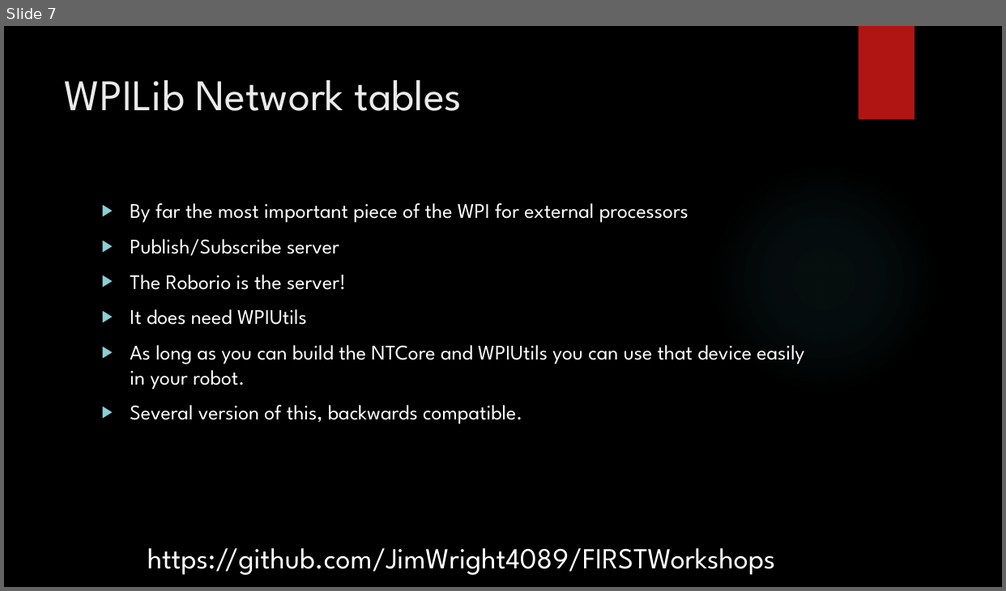
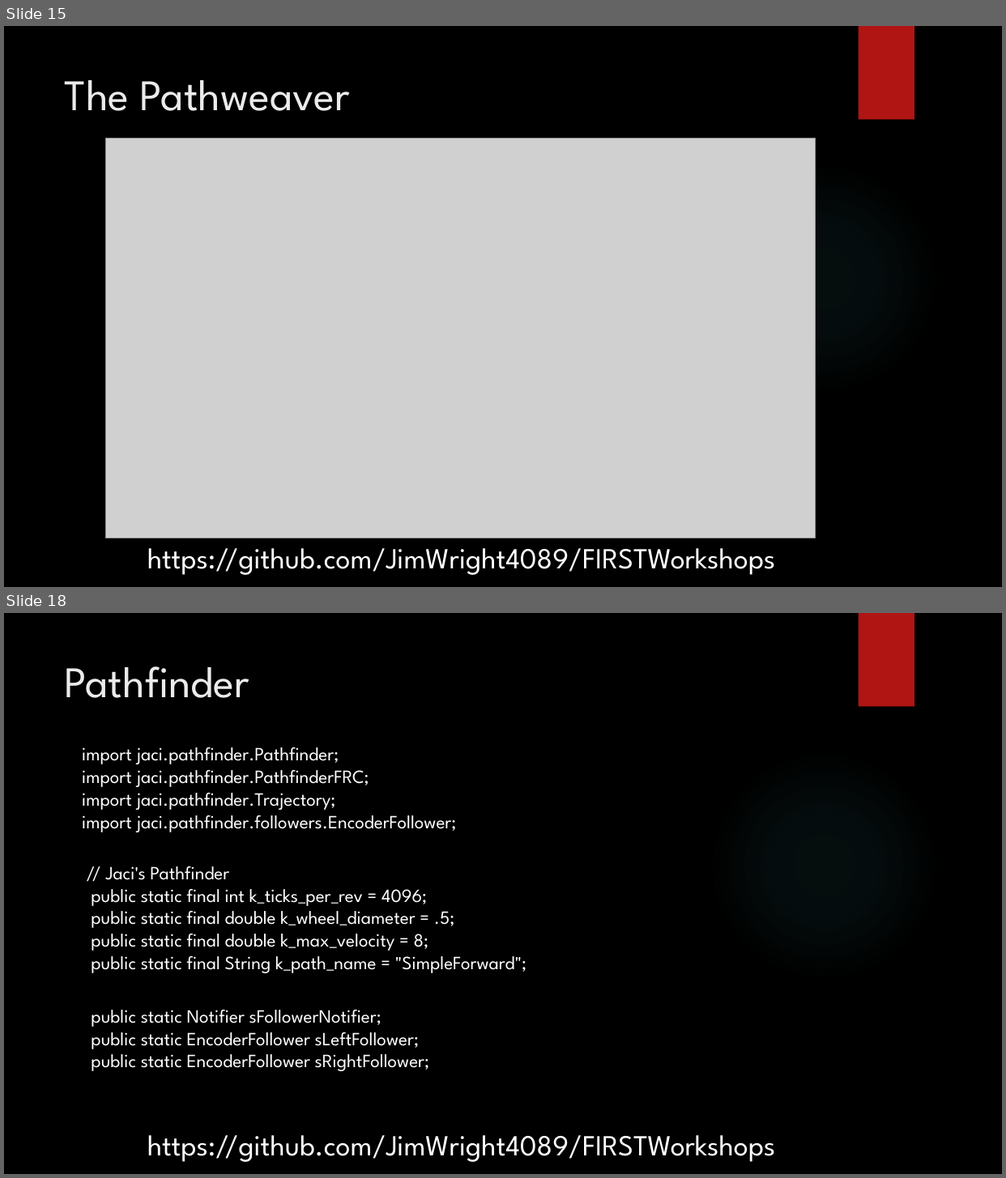
Before and after one commit to JimWright4089/FIRSTWorkshops, a slide deck: FRC/2019/Pathfinding/Pathfinding.pptx. Shown one above the other, each under a label of ours: slide 7 before the commit, slides 15 and 18 after it; the slides between them are not shown. The pictures are 1006x591 and 1006x1178 pixels, drawn with LibreOffice and Linux fonts; fonts in the diff are those of the drawing; grey boxes stand for pictures; background and template pictures are left out. Boxes give left, top, right and bottom in pixels: in the first picture for what was removed or moved away, otherwise in the second. Text is boxed around its words. In the diff, an @@ line names an element or a change of style, - is before the commit and + after.

```diff
--- a/FRC/2019/Pathfinding/Pathfinding.pptx
+++ b/FRC/2019/Pathfinding/Pathfinding.pptx
@@ slide 18 added at bbox=[4, 613, 1002, 1174], background picture (left out); not listed: 2 template elements that a slide beside it also shows @@
@@ title added at bbox=[65, 666, 250, 698], 42 pt, text #EBEBEB @@
+Pathfinder
@@ text added at bbox=[82, 747, 457, 833], 18 pt, text #FFFFFF @@
+import jaci.pathfinder.Pathfinder;
+import jaci.pathfinder.PathfinderFRC;
+import jaci.pathfinder.Trajectory;
+import jaci.pathfinder.followers.EncoderFollower;
@@ text added at bbox=[91, 867, 527, 973], 18 pt, text #FFFFFF @@
+// Jaci's Pathfinder
+public static final int k_ticks_per_rev = 4096;
+public static final double k_wheel_diameter = .5;
+public static final double k_max_velocity = 8;
+public static final String k_path_name = "SimpleForward";
@@ text added at bbox=[91, 1010, 430, 1071], 18 pt, text #FFFFFF @@
+public static Notifier sFollowerNotifier;
+public static EncoderFollower sLeftFollower;
+public static EncoderFollower sRightFollower;
@@ text added at bbox=[147, 1135, 775, 1162], 28 pt, text #FFFFFF @@
+https://github.com/JimWright4089/FIRSTWorkshops
@@ what was slide 7 is now slide 15 @@
@@ slide 15 changed as well @@
@@ title at bbox=[65, 80, 350, 111]: text changed @@
-WPILib Network tables
+The Pathweaver
@@ picture added at bbox=[105, 139, 816, 538] @@
@@ text removed at bbox=[130, 203, 804, 425] @@
-▶ By far the most important piece of the WPI for external processors
-▶ Publish/Subscribe server
-▶ The Roborio is the server!
-▶ It does need WPIUtils
-▶ As long as you can build the NTCore and WPIUtils you can use that device easily in your robot.
-▶ Several version of this, backwards compatible.
```
Also in this commit, not shown: 10 other slides changed, 12 other slides added, 9 slides removed.
